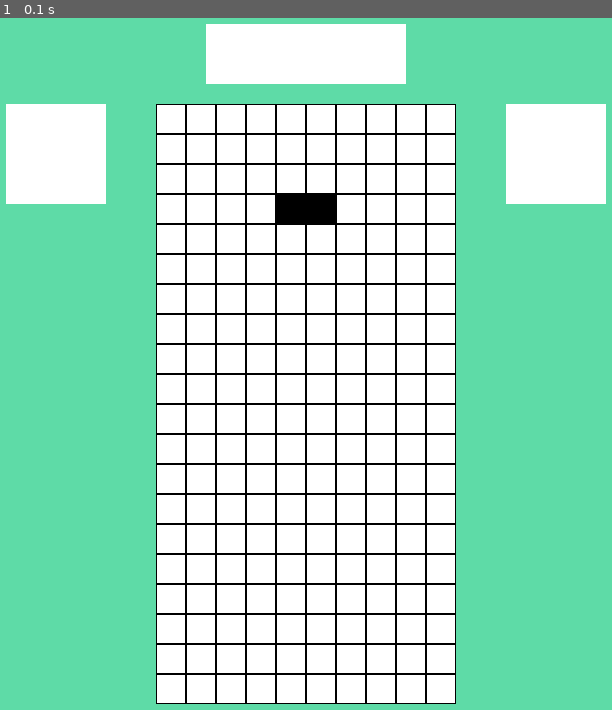
Above: before the commit, frame 1.
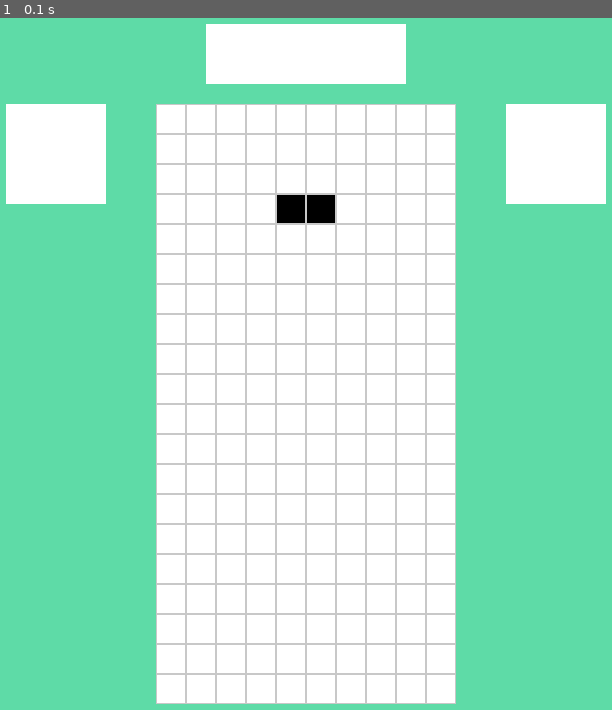
Above: after the commit, the same moment.

Repository: SamiFatmi/Tetris-AI
Game: pygame game, started from tetris_pygame.py
Same seed, same stepped clock (60 frames per second), same inputs: the game is played once before the commit and once after it.
Inputs:
- Up to frame 1 (0.1 s): no input

The runs differ from the first frame. In frame 1, 5.5% of the frame differs, in the area x 25-75%, y 12-100%.

Commit message:
Moved all game drawing into GAME class

Diff:
--- a/tetris_pygame.py
+++ b/tetris_pygame.py
@@ -4,8 +4,6 @@
 # settings
 main_window_size= 800
 square_size = int(main_window_size * 0.0375)
-print(square_size)
-print(main_window_size * 0.0375)
 grid_thickeness = 1
 
 #colors:
@@ -14,17 +12,19 @@
 hold_space_color = (255,255,255)
 score_background_color = (255,255,255)
 next_piece_space_color = (255,255,255)
+grid_color = (200,200,200)
 
 
 #main window
 window = pygame.display.set_mode((main_window_size,main_window_size))
 
 #test element
-from classes import ELEMENT # placed after window to avoid the circular import error
-element = ELEMENT()
+from classes import GAME # placed after window to avoid the circular import error
+main_game = GAME()
 
 # spaceholders
-play_space=pygame.Rect(int(main_window_size*0.625/2),int(main_window_size*0.25/2),int(main_window_size * 0.375),int(main_window_size*0.75))
+
+play_space=pygame.Rect(int(main_window_size*0.625/2),int(main_window_size*0.25/2),10*square_size,20*square_size)
 hold_space = pygame.Rect(int(main_window_size*0.125),int(main_window_size*0.25/2),int(main_window_size*0.625/5),int(main_window_size*0.625/5))
 score_space = pygame.Rect(int(main_window_size*0.375),int(main_window_size*0.025),int(main_window_size*0.25),int(main_window_size*0.075))
 next_piece_space = pygame.Rect(int(main_window_size*0.75),int(main_window_size*0.25/2),int(main_window_size*0.625/5),int(main_window_size*0.625/5))
@@ -48,20 +48,8 @@
     # main window filling
     window.fill(background_color)
 
-    # drawing surfaces
-    pygame.draw.rect(window,game_space_color,play_space)
-    pygame.draw.rect(window,hold_space_color,hold_space)
-    pygame.draw.rect(window,score_background_color,score_space)
-    pygame.draw.rect(window,next_piece_space_color,next_piece_space)
-
-    # drawing the element
-    element.draw_element()
-
-    #drawing the grid
-    for x in range(int(main_window_size*0.625/2), int(main_window_size*0.625/2)+10*square_size, square_size):
-        for y in range(int(main_window_size*0.25/2), int(main_window_size*0.25/2)+20*square_size, square_size):
-            rect = pygame.Rect(x, y, square_size, square_size)
-            pygame.draw.rect(window, pygame.Color("black"), rect,grid_thickeness)
+    # drawing the game
+    main_game.draw_game()
 
     # update & update frequency
     pygame.display.update()
